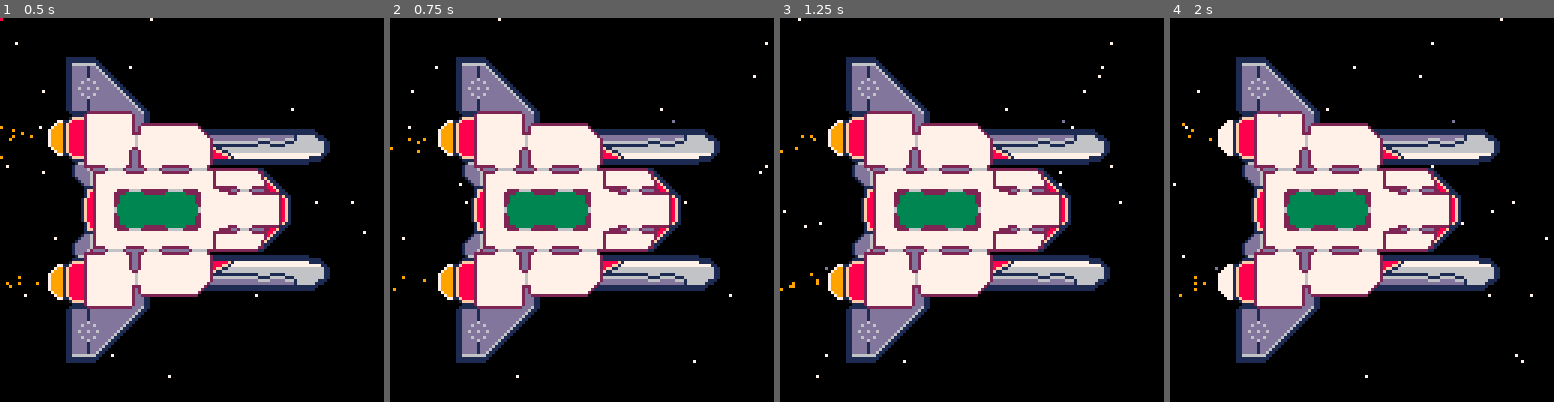
Above: before the commit, frames 1-4 (left to right).
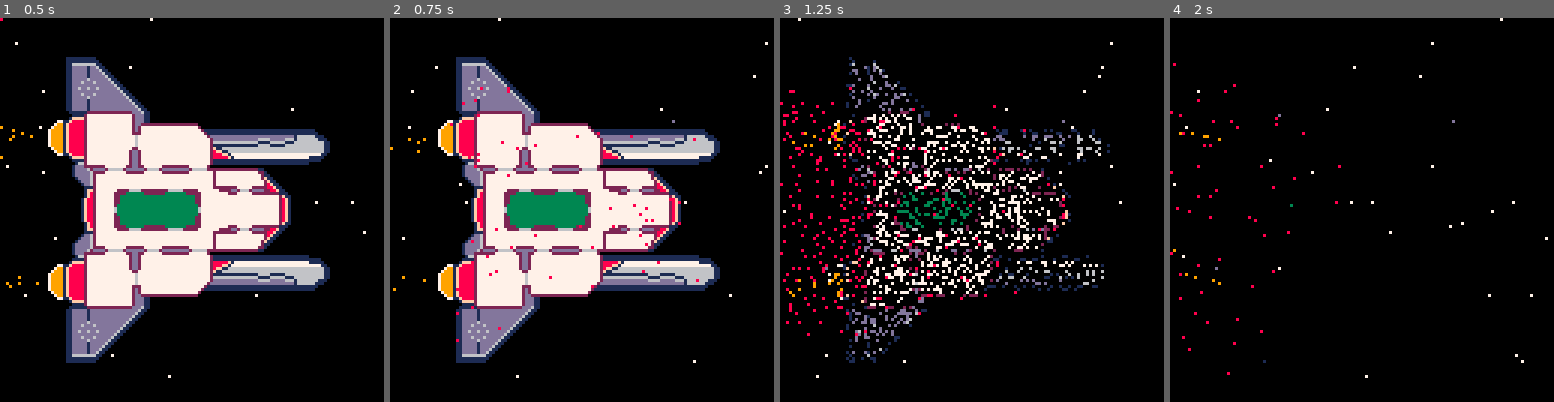
Above: after the commit, the same moments.

Repository: kiiro94/GGJ2020
Game: PICO-8 cartridge ggj2020.p8
Same seed, same stepped clock (60 frames per second), same inputs: the game is played once before the commit and once after it.
Inputs (mouse positions are in pixels of both pictures, inside the frame that each line leads up to):
- Up to frame 1 (0.5 s): tap X (X key) at 0.33 s
- Up to frame 2 (0.75 s): click (670, 121) at 0.67 s; tap O (Z key) at 0.7 s
- Up to frame 3 (1.25 s): tap X (X key) at 1.07 s; click (826, 267) at 1.22 s
- Up to frame 4 (2 s): tap O (Z key) at 1.7 s; click (1277, 114) at 1.77 s; tap X (X key) at 1.85 s

Frame 1 is identical in both runs. In frame 2, 0.3% of the frame differs, in the area x 15-81%, y 17-85%; in frame 3, 25%; in frame 4, 32%, in the area x 0-86%, y 10-93%.

Commit message:
selfdestruct because its fun

Diff:
--- a/ggj2020.p8
+++ b/ggj2020.p8
@@ -147,7 +147,7 @@
 
 function screenShake()
    if shake.t > 0 then
-      if shake.t % 2 == 0 then
+      if shake.t % 3 == 0 then
          shake.x += rnd(3) - 1.5
          shake.y += rnd(3) - 1.5
       else
@@ -239,6 +239,22 @@
    end
 end
 
+
+function selfDestruct()
+   sdspeed += 50
+
+   for i=0,sdspeed do
+      point = flr(rnd(5207)) + 1
+
+      if (data[point].s != 0) then
+         data[point].s = 0
+         if sdspeed < 250 then
+            createParticle(data[point].x, data[point].y, 8)
+         end
+      end
+   end
+end
+
 --------------------------------
 
 
@@ -261,6 +277,9 @@
    bots = {}
 
    fires = {}
+
+   sdspeed = 1
+   selfdestruct = false
 end
 
 
@@ -311,6 +330,12 @@
    moveBots()
 
    updateFires()
+
+   if btnp(4) then
+      selfdestruct = true
+   end
+
+   if selfdestruct and sdspeed < 2500 then selfDestruct() end
 end
 
 
@@ -322,7 +347,9 @@
    drawStars()
    drawParticles()
    drawStruct()
-   drawBoosters()
+   if not selfdestruct then
+      drawBoosters()
+   end
    pset(mx, my, 8)
    if btn(5) then
 	  print("Mem :"..stat(0), 0,  0, 8)
